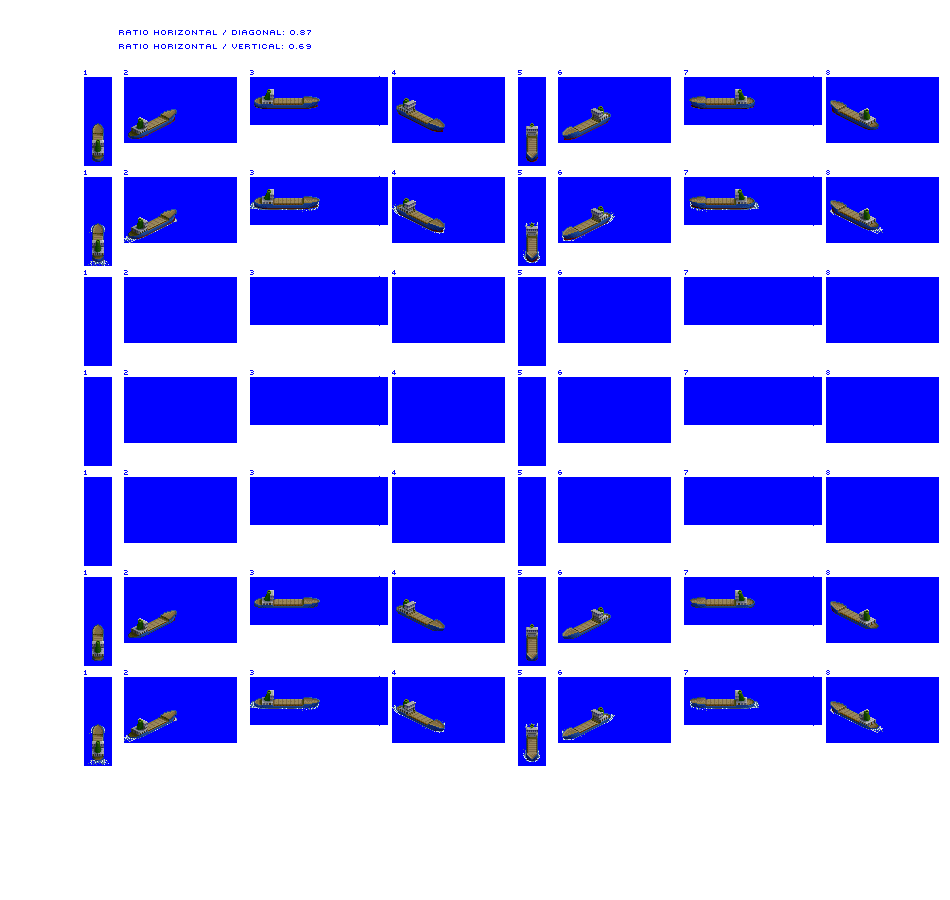
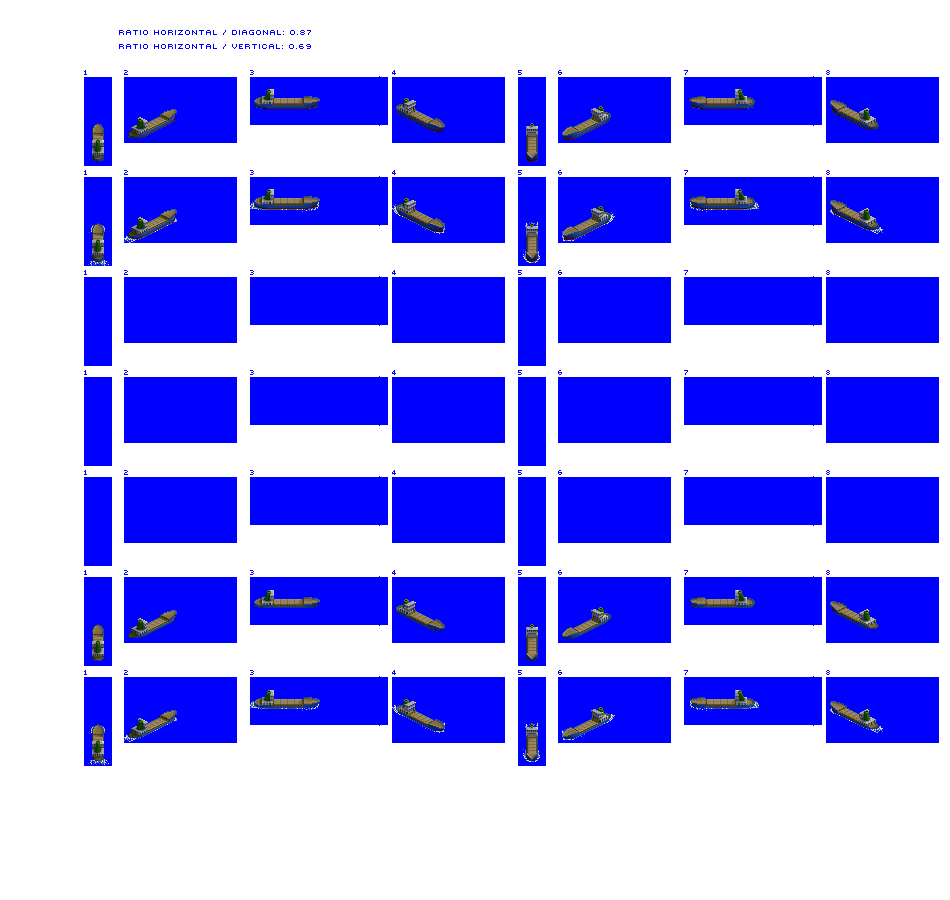
Layer changes from the first 950x900 image to the second:
painted on "Hatch covers" over [94, 98, 735, 753]
